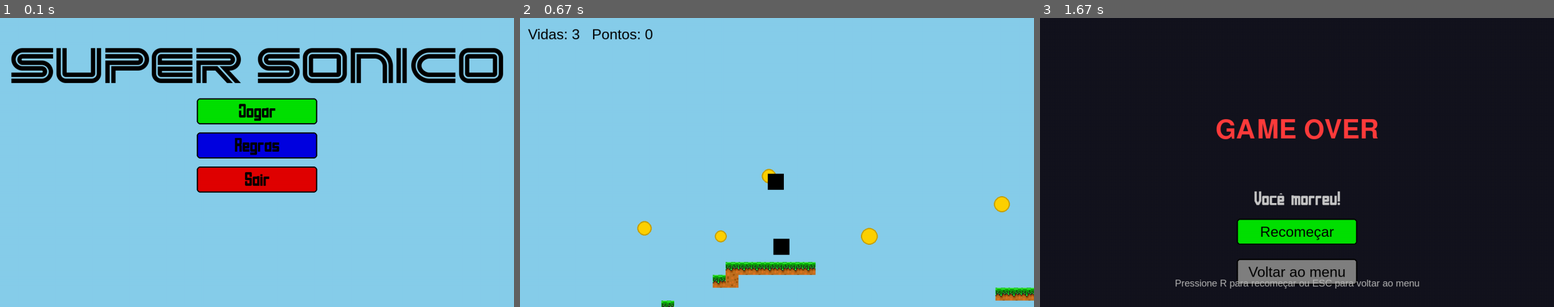
Above: before the commit, frames 1-3 (left to right).
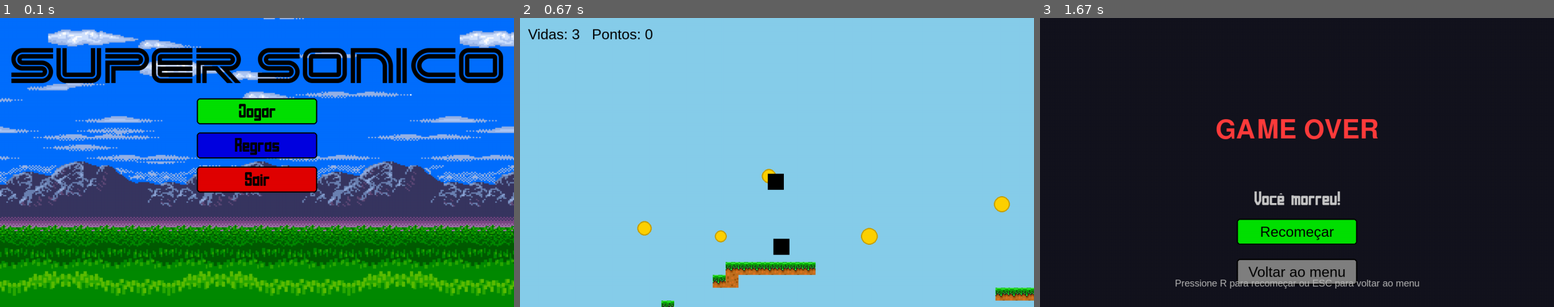
Above: after the commit, the same moments.

Repository: gabrielmichinhote/Pygame
Game: pygame game, started from main.py
Two runs of this game, one before a commit and one after it. Both use one fixed random seed, a clock stepped at 60 frames per second and the inputs below.
Inputs:
- Up to frame 1 (0.1 s): no input
- Up to frame 2 (0.67 s): click "Jogar" at 0.38 s
- Up to frame 3 (1.67 s): hold Right 0.67-1.13 s

The runs differ from the first frame. In frame 1, 88% of the frame differs, in the area x 0-100%, y 0-100%; in frame 2, nothing differs; in frame 3, nothing differs.

Commit message:
imagem de fundo alterada

Diff:
--- a/main.py
+++ b/main.py
@@ -34,6 +34,13 @@
 pygame.display.set_caption("Super Sônico")
 map_data.load_tiles()
 LARG, ALT = tela.get_size()  #ajusta o tamanho de acordo c o monitor
+BG_MENU_PATH = "sonic_fundo.png"
+
+try:
+    bg_img = pygame.image.load(BG_MENU_PATH).convert()
+    bg_img = pygame.transform.smoothscale(bg_img, (LARG, ALT))
+except Exception as e:
+    bg_img = None
 
 PLAYER_PAD = "sonic_parado_d.png"
 PLAYER_PAE = "sonic_parado_e.png"
@@ -131,7 +138,10 @@
             "Divirta-se jogando!"]
 
 def tela_menu():
-    tela.fill((135, 206, 235))
+    if bg_img:
+        tela.blit(bg_img, (0, 0))
+    else:
+        tela.fill((135, 206, 235))
     desenho_textcent(tela, "SUPER SONICO", FONT_TITULO, PRETO, 130)
     mx, my = pygame.mouse.get_pos()
     botao(tela, btn_jogar, "Jogar", FONT_GO_MENOR, PRETO, VERDE, btn_jogar.collidepoint((mx, my)))
Binary file added: sonic_fundo.png
